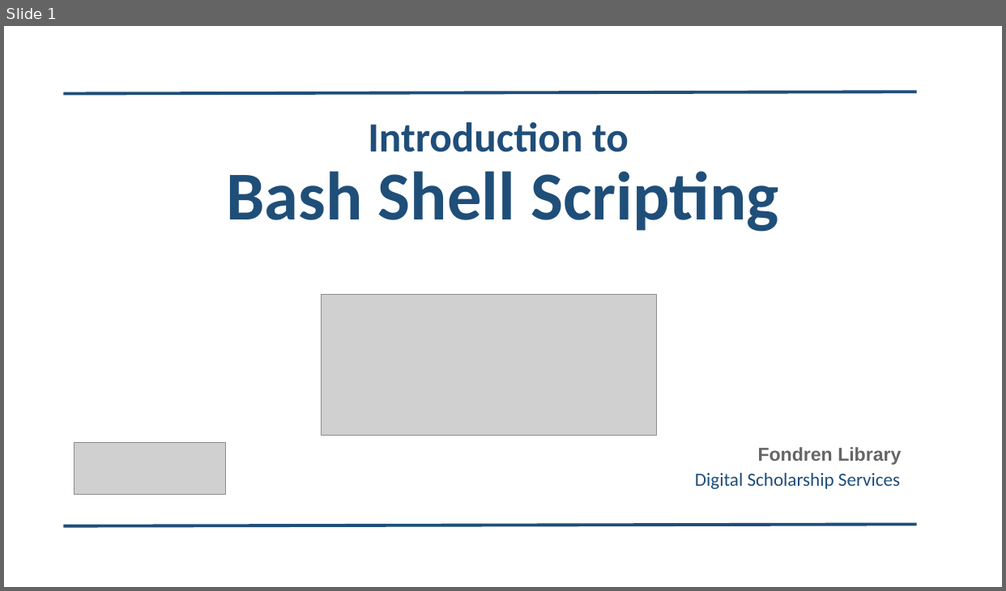
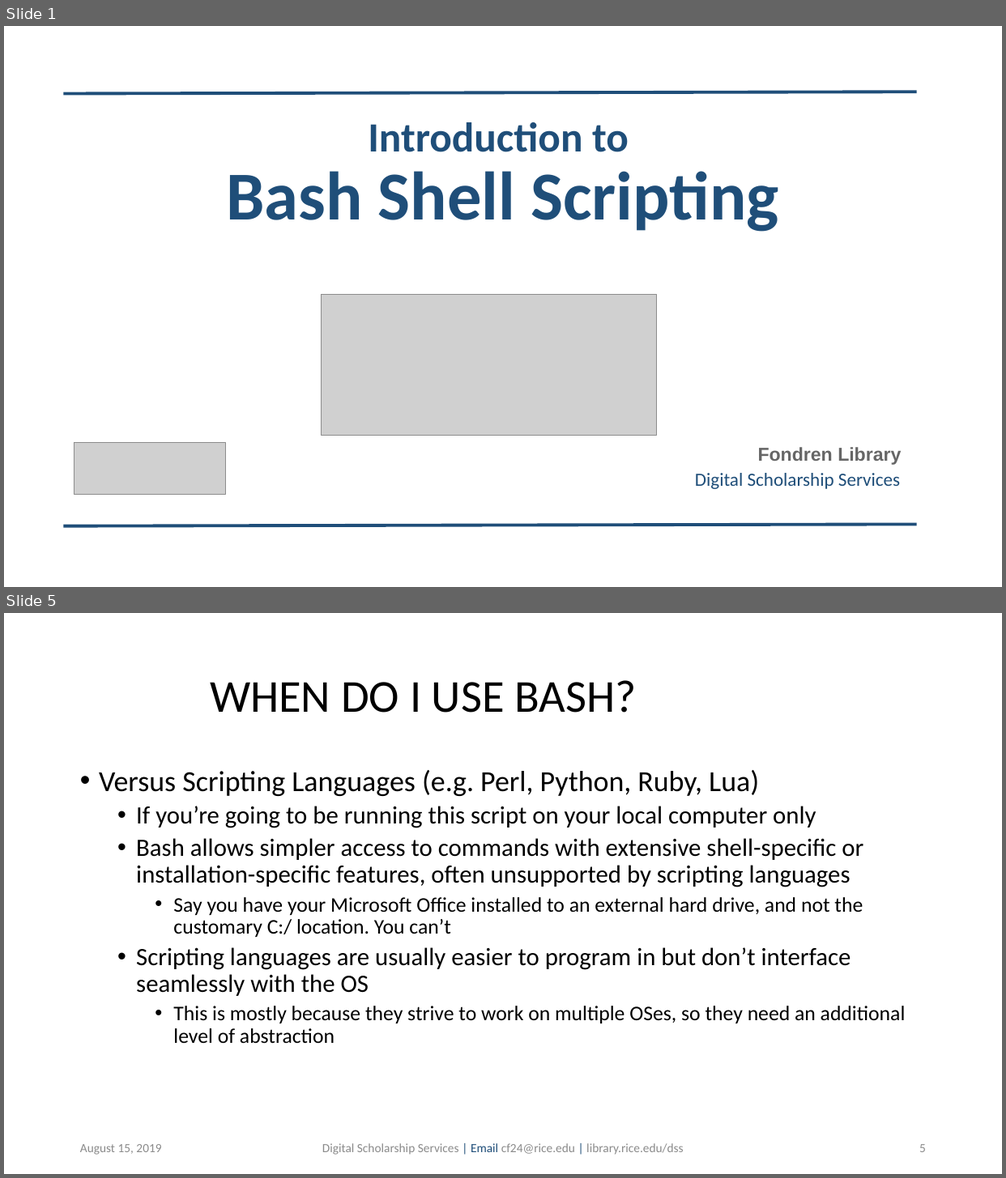
Before and after one commit to bakitybacon/rice-data-and-donuts, a slide deck: bash/Introduction to Bash.pptx. Shown one above the other, each under a label of ours: slide 1 before the commit, slides 1 and 5 after it; the slides between them are not shown. The pictures are 1006x591 and 1006x1178 pixels, drawn with LibreOffice and Linux fonts; fonts in the diff are those of the drawing; grey boxes stand for pictures; background and template pictures are left out. Boxes give left, top, right and bottom in pixels: in the first picture for what was removed or moved away, otherwise in the second. Text is boxed around its words. In the diff, an @@ line names an element or a change of style, - is before the commit and + after.

```diff
--- a/bash/Introduction to Bash.pptx
+++ b/bash/Introduction to Bash.pptx
@@ slide 5 added at (x1=4, y1=613, x2=1002, y2=1174), background #FFFFFF @@
@@ title added at (x1=210, y1=680, x2=636, y2=713), 44 pt, text #000000 @@
+WHEN DO I USE BASH?
@@ text added at (x1=99, y1=770, x2=906, y2=1044), 24 pt, text #000000 @@
+• Versus Scripting Languages (e.g. Perl, Python, Ruby, Lua)
+  • If you’re going to be running this script on your local computer only
+  • Bash allows simpler access to commands with extensive shell-specific or installation-specific features, often unsupported by scripting languages
+    • Say you have your Microsoft Office installed to an external hard drive, and not the customary C:/ location. You can’t
+  • Scripting languages are usually easier to program in but don’t interface seamlessly with the OS
+    • This is mostly because they strive to work on multiple OSes, so they need an additional level of abstraction
@@ text added at (x1=80, y1=1144, x2=161, y2=1155), 12 pt, text #8C8C8C @@
+August 15, 2019
@@ text added at (x1=322, y1=1144, x2=683, y2=1155), 12 pt, text #8C8C8C @@
+Digital Scholarship Services | Email cf24@rice.edu | library.rice.edu/dss
@@ page number added at (x1=919, y1=1144, x2=926, y2=1152), 12 pt, text #8C8C8C @@
+5
```
Also in this commit, not shown: 1 slide changed, 41 other slides added.
